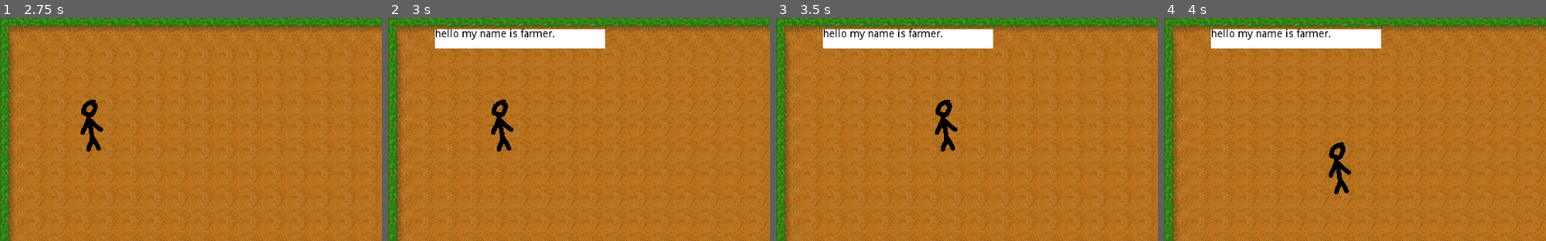
Above: before the commit, frames 1-4 (left to right).
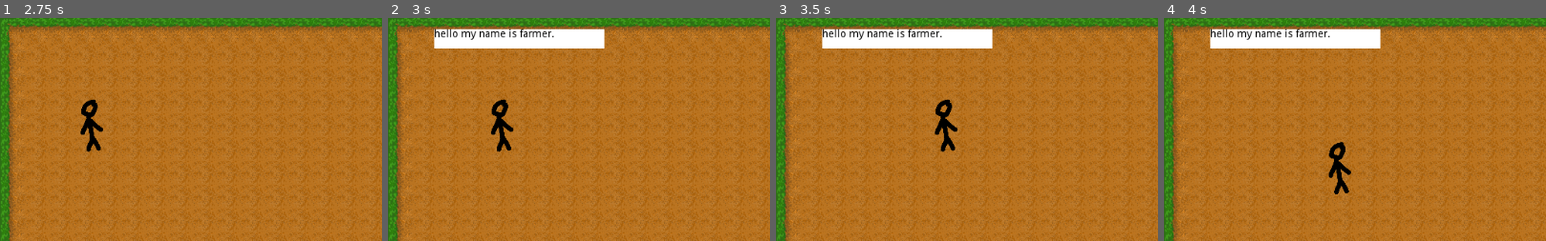
Above: after the commit, the same moments.

Repository: stoodleyc/farm
Game: Godot game, scene res://main menu.tscn
Same seed, same stepped clock (60 frames per second), same inputs: the game is played once before the commit and once after it. The project has no main scene, so this scene is started directly.
Inputs:
- Up to frame 1 (2.75 s): click "new game" at 0.5 s; click "new game" at 1.25 s; click "done" at 2 s
- Up to frame 2 (3 s): tap Enter (ui_accept) at 2.75 s; hold D (move right) from 2.78 s (still down)
- Up to frame 3 (3.5 s): keep holding D (move right); tap Enter (ui_accept) at 3.02 s
- Up to frame 4 (4 s): release D (move right) at 3.53 s; hold S (move down) from 3.53 s (still down); tap Enter (ui_accept) at 3.77 s
The pictures show only the part of the screen within x 0-50%, y 0-50%; the shares and areas given below are measured in that part.

Frame 1 is identical in both runs. In frame 2, 0.7% of the frame differs, in the area x 12-57%, y 4-14%; in frame 3, 0.7%; in frame 4, 0.7%.

Commit message:
small change

Diff:
--- a/load.tscn
+++ b/load.tscn
@@ -19,13 +19,13 @@
 anchor_top = 0.5
 anchor_right = 0.5
 anchor_bottom = 0.5
-margin_left = -80.0
+margin_left = -84.0
 margin_top = -99.0
-margin_right = 80.0
+margin_right = 84.0
 margin_bottom = 99.0
 
 [node name="HBoxContainer" type="HBoxContainer" parent="VBoxContainer"]
-margin_right = 160.0
+margin_right = 168.0
 margin_bottom = 20.0
 
 [node name="load" type="Label" parent="VBoxContainer/HBoxContainer"]
@@ -49,31 +49,31 @@
 
 [node name="save 1" type="Button" parent="VBoxContainer"]
 margin_top = 24.0
-margin_right = 160.0
+margin_right = 168.0
 margin_bottom = 44.0
 text = "1"
 
 [node name="save 2" type="Button" parent="VBoxContainer"]
 margin_top = 48.0
-margin_right = 160.0
+margin_right = 168.0
 margin_bottom = 68.0
 text = "2"
 
 [node name="save 3" type="Button" parent="VBoxContainer"]
 margin_top = 72.0
-margin_right = 160.0
+margin_right = 168.0
 margin_bottom = 92.0
 text = "3"
 
 [node name="save 4" type="Button" parent="VBoxContainer"]
 margin_top = 96.0
-margin_right = 160.0
+margin_right = 168.0
 margin_bottom = 116.0
 text = "4"
 
 [node name="save 5" type="Button" parent="VBoxContainer"]
 margin_top = 120.0
-margin_right = 160.0
+margin_right = 168.0
 margin_bottom = 140.0
 text = "5"
 
@@ -83,34 +83,34 @@
 anchor_top = 0.5
 anchor_right = 0.5
 anchor_bottom = 0.5
-margin_left = -107.5
-margin_top = -49.0
-margin_right = 107.5
-margin_bottom = 49.0
+margin_left = -84.0
+margin_top = -99.0
+margin_right = 84.0
+margin_bottom = 99.0
 
 [node name="VBoxContainer" type="VBoxContainer" parent="empty slot"]
 margin_left = 4.0
 margin_top = 4.0
-margin_right = 211.0
-margin_bottom = 94.0
+margin_right = 164.0
+margin_bottom = 194.0
 
 [node name="error" type="Label" parent="empty slot/VBoxContainer"]
 modulate = Color( 1, 0.890196, 0, 1 )
-margin_right = 207.0
+margin_right = 160.0
 margin_bottom = 14.0
-text = "           error empty slot"
+text = "       error empty slot"
 
 [node name="explanation" type="Label" parent="empty slot/VBoxContainer"]
 margin_top = 18.0
-margin_right = 207.0
+margin_right = 160.0
 margin_bottom = 66.0
-text = "the save you selected
-was tagged as an empty
- slot please try again"
+text = "   the save you selected
+ was tagged as an empty
+   slot please try again"
 
 [node name="close warning" type="Button" parent="empty slot/VBoxContainer"]
 margin_top = 70.0
-margin_right = 207.0
+margin_right = 160.0
 margin_bottom = 90.0
 text = "close"
 
--- a/main menu.tscn
+++ b/main menu.tscn
@@ -79,8 +79,10 @@
 [node name="options" parent="." instance=ExtResource( 3 )]
 
 [node name="load" parent="." instance=ExtResource( 2 )]
+visible = true
 
 [node name="new game" parent="." instance=ExtResource( 4 )]
+visible = true
 margin_left = -79.0
 margin_top = -65.0
 margin_right = 89.0
--- a/player.tscn
+++ b/player.tscn
@@ -23,9 +23,9 @@
 
 [node name="talk" type="PopupPanel" parent="."]
 visible = true
-margin_left = 63.0
+margin_left = 62.0
 margin_top = 15.0
-margin_right = 291.0
+margin_right = 290.0
 margin_bottom = 41.0
 custom_styles/panel = SubResource( 2 )
 
